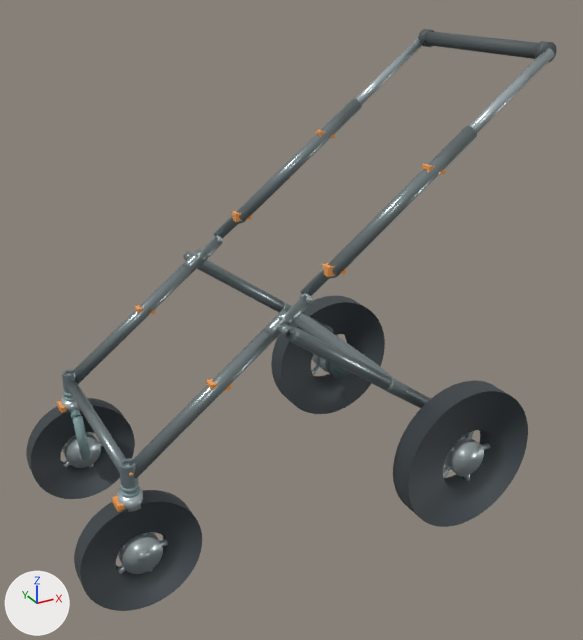
Before and after pictures for a commit that changed the glTF model models/no_cabin/w550_state1_wheel_L.glb.
Both versions are drawn from a camera (50 mm lens) standing at (-0.285, -1.55, 1.221) and looking at (0.547, -0.037, 0.465). Lighting does not change. The marker at lower left points along +X, +Y and +Z. The older version comes first.

In view in the first picture: 'FL_tire.002', 'FR_tire.002', 'RL_tire.002', 'RR_tire.002', 'V46_rear_leg_-1.003', 'front_fixed_round_tube.002', 'handle_slider_-1.002', 'main_lower_-1.003', 'main_lower_1.003', 'main_upper_-1.003', 'main_upper_1.003', 'round_handle.002' and 46 more.
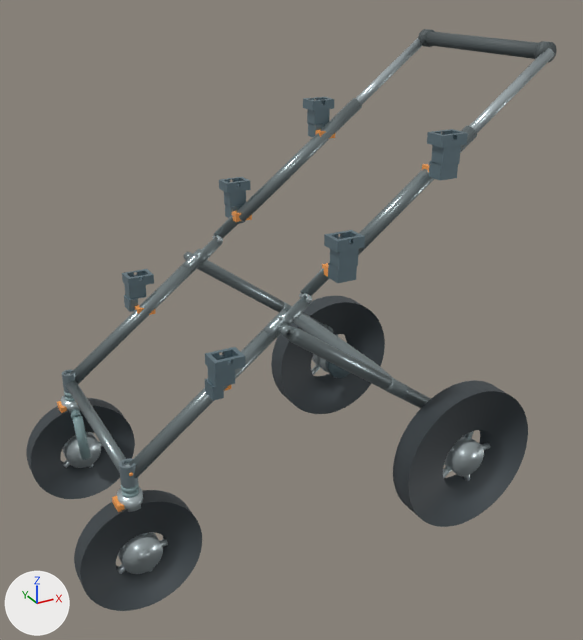
Where the change shows, as pixel boxes [x1, y1, x2, y2] in the pictures (583 x 640 px):
'Universal_Cabin_Receiver_M_-1', added: after [324, 230, 365, 283]
'Universal_Cabin_Receiver_H_-1', added: after [427, 129, 468, 181]
'Universal_Cabin_Receiver_L_-1', added: after [205, 347, 246, 401]
'Universal_Cabin_Receiver_L_1', added: after [122, 269, 154, 312]
'Universal_Cabin_Receiver_H_1', added: after [303, 97, 334, 137]
'Universal_Cabin_Receiver_M_1', added: after [219, 177, 251, 218]

Diff of the bpy script that builds the scene:
```diff
--- a/models/no_cabin/w550_state1_wheel_L.glb.py
+++ b/models/no_cabin/w550_state1_wheel_L.glb.py
@@ mat_universal_cabin_receiver @@
+mat_universal_cabin_receiver = principled_material('Universal Cabin Receiver')
+mat_universal_cabin_receiver.base_color = (0.18, 0.26, 0.3)  # greyish blue #768b95
+mat_universal_cabin_receiver.metallic = 0.58
+mat_universal_cabin_receiver.roughness = 0.42
@@ me_universal_cabin_receiver_m__1 @@
+me_universal_cabin_receiver_m__1.from_pydata(...)  # 76 vertices, 156 faces; spans x 0.5147..0.5787, y -0.28..-0.232, z 0.639..0.732
+me_universal_cabin_receiver_m__1.materials.append(mat_universal_cabin_receiver)  # greyish blue #768b95
@@ me_universal_cabin_receiver_l__1 @@
+me_universal_cabin_receiver_l__1.from_pydata(...)  # 76 vertices, 156 faces; spans x 0.245..0.312, y -0.28..-0.232, z 0.447..0.532
+me_universal_cabin_receiver_l__1.materials.append(mat_universal_cabin_receiver)  # greyish blue #768b95
@@ me_universal_cabin_receiver_h__1 @@
+me_universal_cabin_receiver_h__1.from_pydata(...)  # 76 vertices, 156 faces; spans x 0.7547..0.8187, y -0.28..-0.232, z 0.819..0.912
+me_universal_cabin_receiver_h__1.materials.append(mat_universal_cabin_receiver)  # greyish blue #768b95
@@ me_universal_cabin_receiver_m_1 @@
+me_universal_cabin_receiver_m_1.from_pydata(...)  # 76 vertices, 156 faces; spans x 0.5147..0.5787, y 0.232..0.28, z 0.639..0.732
+me_universal_cabin_receiver_m_1.materials.append(mat_universal_cabin_receiver)  # greyish blue #768b95
@@ me_universal_cabin_receiver_l_1 @@
+me_universal_cabin_receiver_l_1.from_pydata(...)  # 76 vertices, 156 faces; spans x 0.245..0.312, y 0.232..0.28, z 0.447..0.532
+me_universal_cabin_receiver_l_1.materials.append(mat_universal_cabin_receiver)  # greyish blue #768b95
@@ me_universal_cabin_receiver_h_1 @@
+me_universal_cabin_receiver_h_1.from_pydata(...)  # 76 vertices, 156 faces; spans x 0.7547..0.8187, y 0.232..0.28, z 0.819..0.912
+me_universal_cabin_receiver_h_1.materials.append(mat_universal_cabin_receiver)  # greyish blue #768b95
@@ ob_universal_cabin_receiver_m__1 @@
+ob_universal_cabin_receiver_m__1 = bpy.data.objects.new('Universal_Cabin_Receiver_M_-1', me_universal_cabin_receiver_m__1)
+ob_universal_cabin_receiver_m__1.location = (0.0, 0.0, 0.0)
@@ ob_universal_cabin_receiver_l__1 @@
+ob_universal_cabin_receiver_l__1 = bpy.data.objects.new('Universal_Cabin_Receiver_L_-1', me_universal_cabin_receiver_l__1)
+ob_universal_cabin_receiver_l__1.location = (0.0, 0.0, 0.0)
@@ ob_universal_cabin_receiver_h__1 @@
+ob_universal_cabin_receiver_h__1 = bpy.data.objects.new('Universal_Cabin_Receiver_H_-1', me_universal_cabin_receiver_h__1)
+ob_universal_cabin_receiver_h__1.location = (0.0, 0.0, 0.0)
@@ ob_universal_cabin_receiver_m_1 @@
+ob_universal_cabin_receiver_m_1 = bpy.data.objects.new('Universal_Cabin_Receiver_M_1', me_universal_cabin_receiver_m_1)
+ob_universal_cabin_receiver_m_1.location = (0.0, 0.0, 0.0)
@@ ob_universal_cabin_receiver_l_1 @@
+ob_universal_cabin_receiver_l_1 = bpy.data.objects.new('Universal_Cabin_Receiver_L_1', me_universal_cabin_receiver_l_1)
+ob_universal_cabin_receiver_l_1.location = (0.0, 0.0, 0.0)
@@ ob_universal_cabin_receiver_h_1 @@
+ob_universal_cabin_receiver_h_1 = bpy.data.objects.new('Universal_Cabin_Receiver_H_1', me_universal_cabin_receiver_h_1)
+ob_universal_cabin_receiver_h_1.location = (0.0, 0.0, 0.0)
```
